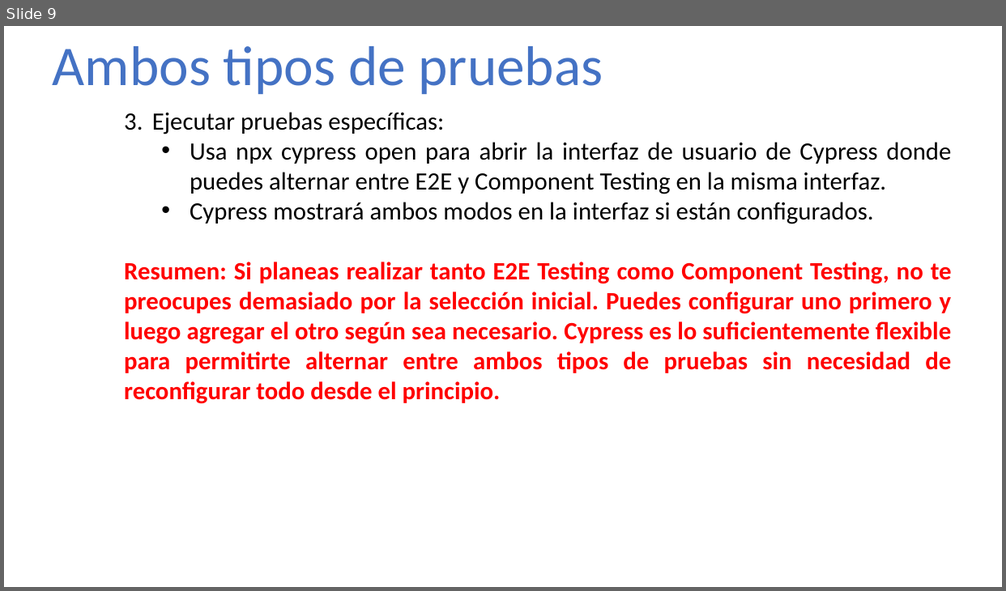
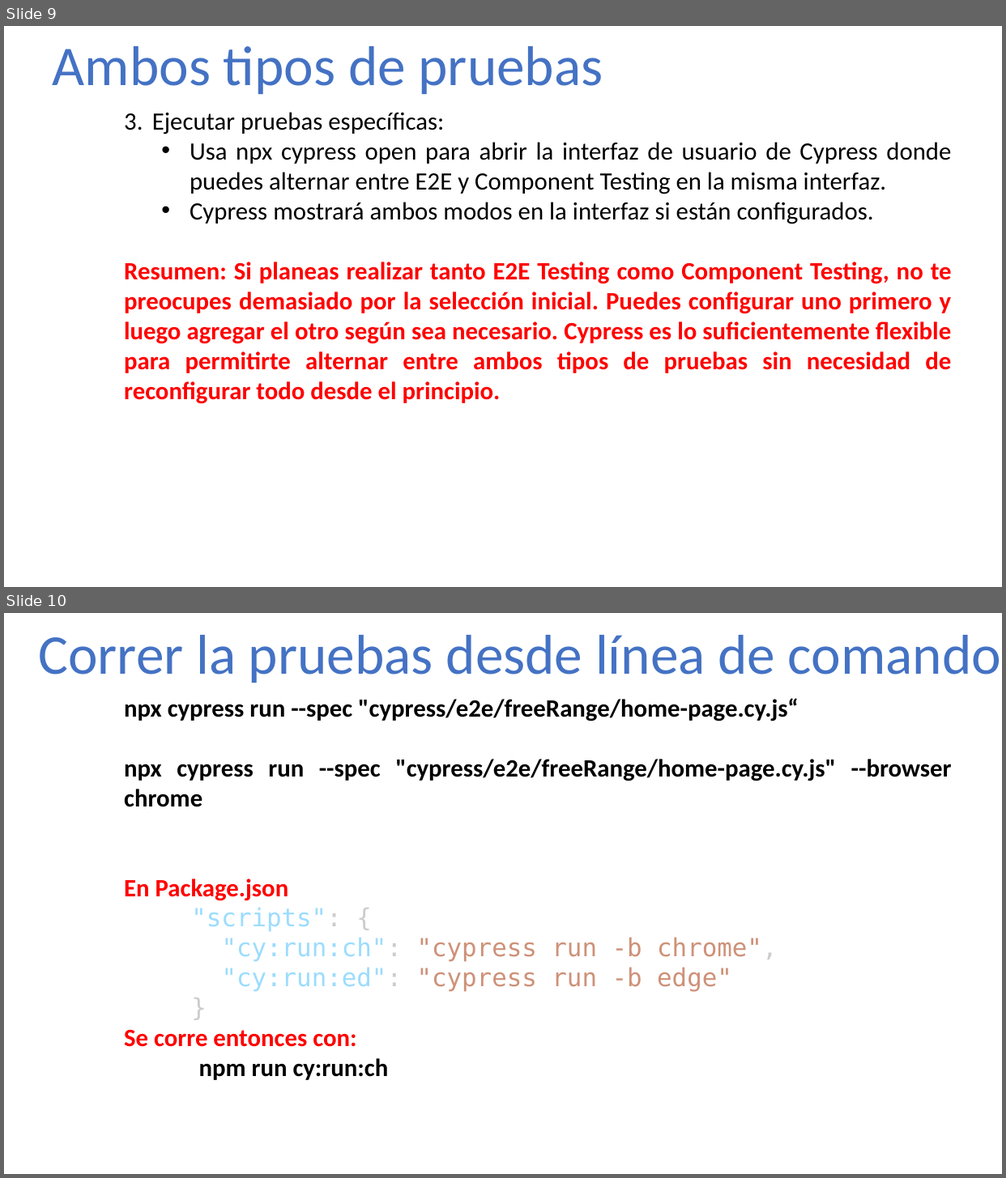
Before and after one commit to LuisContrerasGlz/Cypress_Automation, a slide deck: docs/install_cypress.pptx. Shown one above the other, each under a label of ours: slide 9 before the commit, slides 9 and 10 after it. The pictures are 1006x591 and 1006x1178 pixels, drawn with LibreOffice and Linux fonts; fonts in the diff are those of the drawing. Boxes give left, top, right and bottom in pixels: in the first picture for what was removed or moved away, otherwise in the second. Text is boxed around its words. In the diff, an @@ line names an element or a change of style, - is before the commit and + after.

```diff
--- a/docs/install_cypress.pptx
+++ b/docs/install_cypress.pptx
@@ slide 10 added at (4,613,1002,1174), background #FFFFFF @@
@@ text added at (38,635,1001,683), 54 pt, text #4472C4 @@
+Correr la pruebas desde línea de comando
@@ text added at (124,698,952,1080), 24 pt, text #000000, bold @@
+    npx cypress run --spec "cypress/e2e/freeRange/home-page.cy.js“
+    npx cypress run --spec "cypress/e2e/freeRange/home-page.cy.js" --browser chrome
+    En Package.json
+      "scripts": {
+      "cy:run:ch": "cypress run -b chrome",
+      "cy:run:ed": "cypress run -b edge"
+      }
+    Se corre entonces con:
+    npm run cy:run:ch
```
Also in this commit, not shown: 2 other slides added, 1 slide removed, 11 other files.
